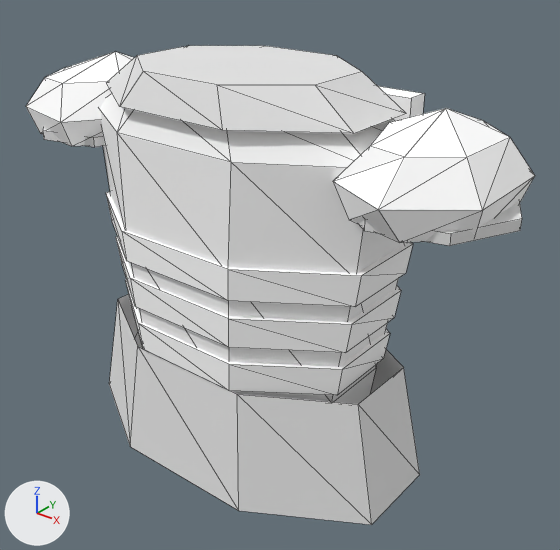
Two versions of the OBJ model Models/person_male_armor_plate.obj, one commit apart.
The view is the same before and after, from a 50 mm camera at (0.765, -0.872, 0.966) aimed at (0.044, 0.028, 0.408). Every picture has the same lights, and +X, +Y and +Z are marked at lower left. The picture after the commit comes second. Mesh edges are drawn as thin lines. Where no turn or scale is listed for an object, it has been applied to the vertices. Vertices at exactly the same position are counted once.

Objects in the first picture: 'person_male_armor_plate'.
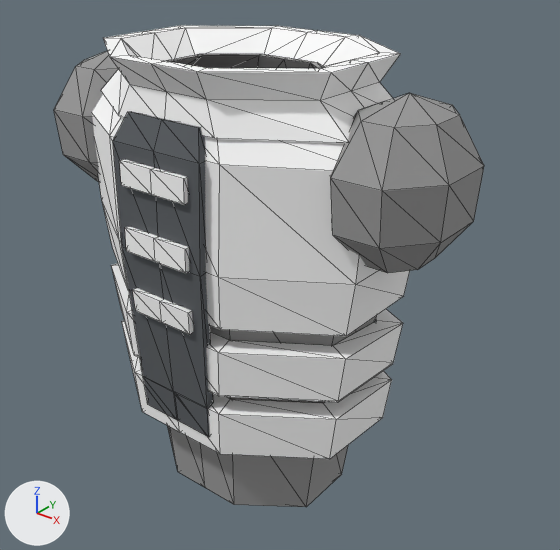
Pixel boxes (x1, y1, x2, y2) of what changed, in the pictures (560 x 550 px):
'person_male_armor_plate', reshaped (15% narrower)
    before: (26, 46, 535, 525)
    after: (54, 25, 484, 507)
part 1 of me_person_male_armor_plate, rebuilt
    before: (100, 94, 407, 404)
    after: (167, 54, 377, 507)
part 2 of me_person_male_armor_plate, rebuilt
    before: (26, 52, 134, 146)
    after: (54, 51, 118, 182)
part 3 of me_person_male_armor_plate, rebuilt (24% narrower, 34% taller)
    before: (333, 108, 535, 242)
    after: (330, 93, 484, 273)
part 4 of me_person_male_armor_plate, rebuilt
    before: (109, 294, 420, 525)
    after: (122, 320, 392, 459)
part 5 of me_person_male_armor_plate, rebuilt (10% wider, 21% taller)
    before: (125, 279, 390, 395)
    after: (111, 263, 403, 403)
part 6 of me_person_male_armor_plate, rebuilt (34% taller)
    before: (106, 46, 406, 134)
    after: (101, 25, 400, 143)
part 7 of me_person_male_armor_plate, added
    after: (92, 94, 410, 336)
part 8 of me_person_male_armor_plate, added
    after: (113, 111, 213, 437)
part 9 of me_person_male_armor_plate, deleted
    before: (43, 128, 104, 147)
part 10 of me_person_male_armor_plate, deleted
    before: (359, 201, 522, 246)
part 11 of me_person_male_armor_plate, built on
    before: (106, 86, 425, 353)
    after: (119, 159, 193, 334)

The change, as a list of edits to the scene's bpy script:
```text
Add mat_stuff_rp_under:
    mat_stuff_rp_under = principled_material('stuff_rp_under')
    mat_stuff_rp_under.base_color = (0.32, 0.32, 0.32)  # grey #999999
    mat_stuff_rp_under.roughness = 1.0
Add mat_rp_strap:
    mat_rp_strap = principled_material('rp_strap')
    mat_rp_strap.base_color = (0.1, 0.11, 0.12)  # dark grey #595d61
    mat_rp_strap.roughness = 1.0
Change me_person_male_armor_plate:
    used by ob_person_male_armor_plate; location = (0.0, 0.0, 0.0)
    remove me_person_male_armor_plate.from_pydata(...)  # 202 vertices, 254 faces; spans x -0.439..0.444, y -0.179..0.189, z 0.1..0.75
    add me_person_male_armor_plate.from_pydata(...)  # 518 vertices, 1012 faces; spans x -0.367..0.367, y -0.2..0.181, z 0.04..0.775
    me_person_male_armor_plate part 1: the loose piece of 40 vertices spanning x -0.268..0.268, y -0.161..0.161, z 0.2..0.72 is rebuilt with 100 vertices and now spans x -0.245..0.245, y -0.148..0.148, z 0.04..0.742, in mat_stuff_rp_under (grey #999999)
    me_person_male_armor_plate part 2: the loose piece of 23 vertices spanning x -0.439..-0.206, y -0.136..0.149, z 0.584..0.73 is rebuilt with 34 vertices and now spans x -0.367..-0.188, y -0.116..0.116, z 0.52..0.745, in mat_stuff_rp_under (grey #999999)
    me_person_male_armor_plate part 3: the loose piece of 23 vertices spanning x 0.203..0.425, y -0.15..0.139, z 0.584..0.73 is rebuilt with 34 vertices and now spans x 0.188..0.367, y -0.116..0.116, z 0.52..0.745, in mat_stuff_rp_under (grey #999999)
    me_person_male_armor_plate part 4: the loose piece of 16 vertices spanning x -0.307..0.307, y -0.179..0.179, z 0.1..0.3 is rebuilt with 40 vertices and now spans x -0.239..0.239, y -0.18..0.178, z 0.155..0.27, in mat_stuff_plain (white #ffffff)
    me_person_male_armor_plate part 5: the loose piece of 16 vertices spanning x -0.236..0.236, y -0.159..0.159, z 0.3..0.35 is rebuilt with 60 vertices and now spans x -0.252..0.252, y -0.181..0.18, z 0.265..0.38, in mat_stuff_plain (white #ffffff)
    me_person_male_armor_plate part 6: the loose piece of 16 vertices spanning x -0.238..0.238, y -0.157..0.157, z 0.7..0.75 is rebuilt with 72 vertices and now spans x -0.239..0.239, y -0.181..0.181, z 0.69..0.775, in mat_stuff_plain (white #ffffff)
    me_person_male_armor_plate part 7: a new loose piece of 112 vertices spanning x -0.275..0.275, y -0.178..0.178, z 0.415..0.71, in mat_stuff_plain (white #ffffff)
    me_person_male_armor_plate part 8: a new loose piece of 30 vertices spanning x -0.084..0.084, y -0.192..-0.151, z 0.215..0.7, in mat_rp_strap (dark grey #595d61)
    me_person_male_armor_plate part 9: the loose piece of 14 vertices spanning x -0.432..-0.199, y -0.119..0.119, z 0.6..0.616 is deleted
    me_person_male_armor_plate part 10: the loose piece of 14 vertices spanning x 0.212..0.444, y -0.119..0.119, z 0.6..0.616 is deleted
    me_person_male_armor_plate part 11
    40 vertices are removed from x -0.262..0.262, y -0.166..0.189, z 0.38..0.7
    39 faces are deleted
    28 vertices are added at x -0.063..0.063, y -0.2..-0.18, z 0.402..0.638
    8 new vertices lie (0.0, 0.001, 0.036) away from vertices in x -0.061..0.061, y -0.2..-0.181, z 0.502..0.602
    60 new faces join them, mat_stuff_plain (white #ffffff)
    remove me_person_male_armor_plate.materials.append(mat_stuff_plain_light)  # white #ffffff
    remove me_person_male_armor_plate.materials.append(mat_stuff_plain_dark)  # white #e7e7e7
    add me_person_male_armor_plate.materials.append(mat_stuff_rp_under)  # grey #999999
    add me_person_male_armor_plate.materials.append(mat_rp_strap)  # dark grey #595d61
```
